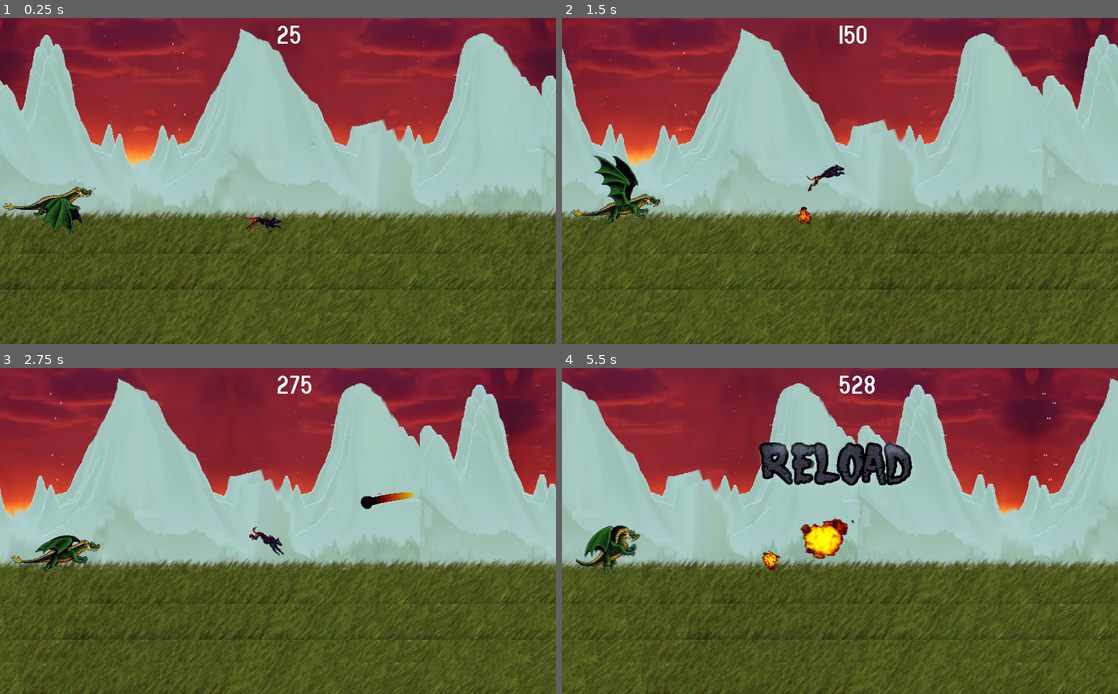
Above: before the commit, frames 1-4 (two rows, left to right).
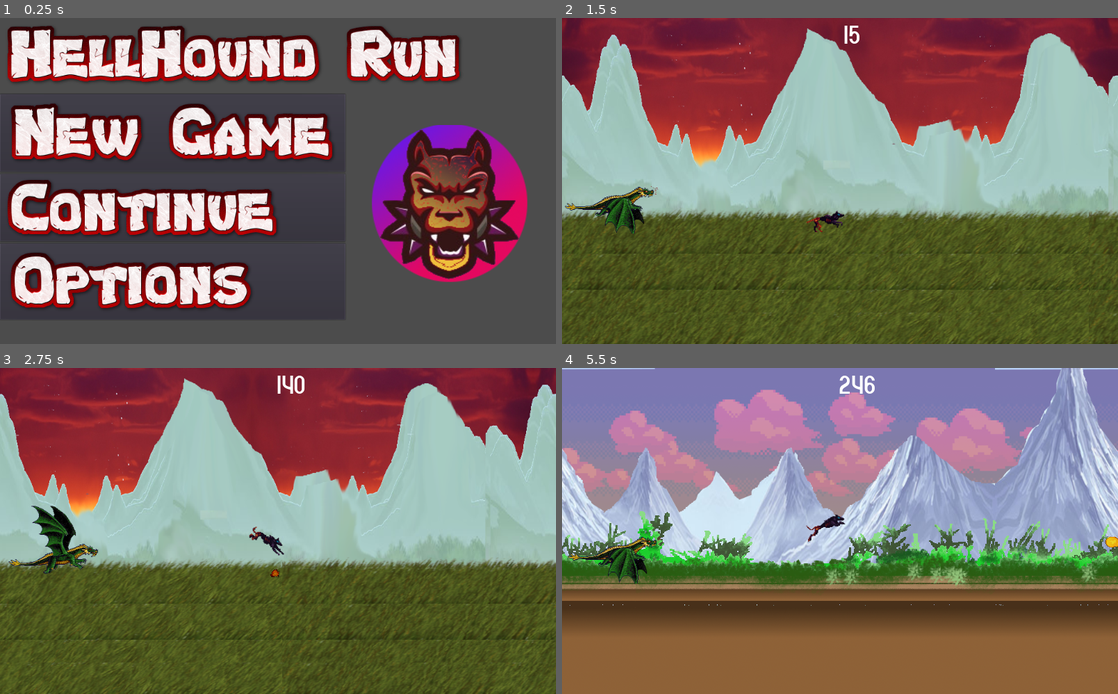
Above: after the commit, the same moments.

Repository: VivekThazhathattil/Hellhound-Chase
Game: Godot game, scene res://scenes/main_screen.tscn
The game is run twice, just before and just after one commit, with the same random seed, the same clock (stepped at 60 frames per second) and the same inputs. Before the commit the project starts from res://game.tscn. The engine's default icon, where the game draws it, is replaced by a stand-in: a white triangle on a blue panel in a dark square.
Inputs (mouse positions are in pixels of both pictures, inside the frame that each line leads up to):
- Up to frame 1 (0.25 s): no input
- Up to frame 2 (1.5 s): click (734, 282) at 0.52 s; click (734, 132) at 1.27 s
- Up to frame 3 (2.75 s): move the mouse to (400, 514) at 2.02 s; click (400, 514) at 2.27 s
- Up to frame 4 (5.5 s): move the mouse to (728, 547) at 2.77 s; click (728, 547) at 3.02 s; move the mouse to (895, 459) at 3.52 s; move the mouse to (812, 596) at 4.27 s; click (812, 596) at 4.52 s; move the mouse to (1006, 579) at 5.02 s; click (1006, 579) at 5.27 s

The runs differ from the first frame. In frame 1, 100% of the frame differs, in the area x 0-100%, y 0-100%; in frame 2, 26%; in frame 3, 25%; in frame 4, 94%.

Commit message:
skeletal ui design

Diff:
--- a/game.gd
+++ b/game.gd
@@ -36,7 +36,7 @@
 		count += 1.3
 		new_tree = t.instance()
 		add_child(new_tree)
-	if int(time+1) % 9 ==0 and item_count == 0:
+	if int(time+1) % 4 ==0 and item_count == 0:
 		var new_item = i.instance()
 		add_child(new_item)
 		item_count += 1
--- a/project.godot
+++ b/project.godot
@@ -16,7 +16,7 @@
 [application]
 
 config/name="Hellhound"
-run/main_scene="res://game.tscn"
+run/main_scene="res://scenes/main_screen.tscn"
 config/icon="res://hellhound_icon.png"
 
 [display]
--- /dev/null
+++ b/scenes/a.gd
@@ -0,0 +1,16 @@
+extends MarginContainer
+
+
+# Declare member variables here. Examples:
+# var a = 2
+# var b = "text"
+
+
+# Called when the node enters the scene tree for the first time.
+func _ready():
+	pass # Replace with function body.
+
+
+# Called every frame. 'delta' is the elapsed time since the previous frame.
+#func _process(delta):
+#	pass
--- a/scenes/main_screen.gd
+++ b/scenes/main_screen.gd
@@ -1,16 +1,9 @@
-extends CenterContainer
-onready var s = load("res://game.tscn")
+extends MarginContainer
 func _ready():
 	pass
-
-func _on_continue_button_pressed():
-	pass # Replace with function body.
+func _process(_delta):
+	pass
 
 
-func _on_new_game_button_pressed():
-	var new_game = s.instance()
-	add_child(new_game)
-
-
-func _on_options_button_pressed():
-	pass # Replace with function body.
+func _on_new_game_pressed():
+	get_tree().change_scene("res://game.tscn")
--- a/scenes/main_screen.tscn
+++ b/scenes/main_screen.tscn
@@ -7,68 +7,58 @@
 [ext_resource path="res://sprites/logo.png" type="Texture" id=5]
 [ext_resource path="res://scenes/main_screen.gd" type="Script" id=6]
 
-[node name="main_screen" type="CenterContainer"]
-anchor_right = 1.0
-anchor_bottom = 1.0
+[node name="main_screen" type="MarginContainer"]
 script = ExtResource( 6 )
 __meta__ = {
 "_edit_use_anchors_": false
 }
 
-[node name="vbc" type="VBoxContainer" parent="."]
-margin_left = 80.0
-margin_right = 944.0
-margin_bottom = 607.0
+[node name="VBoxContainer" type="VBoxContainer" parent="."]
+margin_right = 864.0
+margin_bottom = 555.0
 
-[node name="logo" type="TextureRect" parent="vbc"]
+[node name="title" type="TextureRect" parent="VBoxContainer"]
 margin_right = 864.0
 margin_bottom = 136.0
 texture = ExtResource( 5 )
 
-[node name="vbc2" type="HBoxContainer" parent="vbc"]
+[node name="HBoxContainer" type="HBoxContainer" parent="VBoxContainer"]
 margin_top = 140.0
-margin_right = 640.0
-margin_bottom = 607.0
-size_flags_horizontal = 0
-size_flags_vertical = 0
-alignment = 1
+margin_right = 864.0
+margin_bottom = 555.0
 
-[node name="menu_options" type="VBoxContainer" parent="vbc/vbc2"]
+[node name="VBoxContainer" type="VBoxContainer" parent="VBoxContainer/HBoxContainer"]
 margin_right = 636.0
-margin_bottom = 467.0
-custom_constants/separation = 30
-alignment = 1
+margin_bottom = 415.0
 
-[node name="continue_button" type="Button" parent="vbc/vbc2/menu_options"]
+[node name="new_game" type="Button" parent="VBoxContainer/HBoxContainer/VBoxContainer"]
 margin_right = 636.0
-margin_bottom = 124.0
+margin_bottom = 143.0
+icon = ExtResource( 3 )
+__meta__ = {
+"_edit_use_anchors_": false
+}
+
+[node name="continue" type="Button" parent="VBoxContainer/HBoxContainer/VBoxContainer"]
+margin_top = 147.0
+margin_right = 636.0
+margin_bottom = 271.0
 icon = ExtResource( 1 )
-flat = true
+__meta__ = {
+"_edit_use_anchors_": false
+}
 
-[node name="new_game_button" type="Button" parent="vbc/vbc2/menu_options"]
-margin_top = 154.0
+[node name="options" type="Button" parent="VBoxContainer/HBoxContainer/VBoxContainer"]
+margin_top = 275.0
 margin_right = 636.0
-margin_bottom = 297.0
-icon = ExtResource( 3 )
-flat = true
+margin_bottom = 415.0
+icon = ExtResource( 2 )
+__meta__ = {
+"_edit_use_anchors_": false
+}
 
-[node name="options_button" type="Button" parent="vbc/vbc2/menu_options"]
-margin_top = 327.0
-margin_right = 636.0
-margin_bottom = 467.0
-icon = ExtResource( 2 )
-flat = true
-
-[node name="CenterContainer" type="CenterContainer" parent="vbc/vbc2"]
-margin_left = 640.0
-margin_right = 640.0
-margin_bottom = 467.0
-size_flags_horizontal = 3
-size_flags_vertical = 3
-
-[node name="Sprite" type="Sprite" parent="vbc/vbc2/CenterContainer"]
-position = Vector2( 133.567, 174.664 )
+[node name="hellhound_icon" type="Sprite" parent="VBoxContainer/HBoxContainer"]
+position = Vector2( 828.055, 208.252 )
+scale = Vector2( 1.68362, 1.58003 )
 texture = ExtResource( 4 )
-[connection signal="pressed" from="vbc/vbc2/menu_options/continue_button" to="." method="_on_continue_button_pressed"]
-[connection signal="pressed" from="vbc/vbc2/menu_options/new_game_button" to="." method="_on_new_game_button_pressed"]
-[connection signal="pressed" from="vbc/vbc2/menu_options/options_button" to="." method="_on_options_button_pressed"]
+[connection signal="pressed" from="VBoxContainer/HBoxContainer/VBoxContainer/new_game" to="." method="_on_new_game_pressed"]
--- a/scenes/missile.gd
+++ b/scenes/missile.gd
@@ -6,7 +6,6 @@
 var time
 var ampl
 var fix_y
-
 func _ready():
 	randomize()
 	time = 0
@@ -14,6 +13,7 @@
 	ampl = rand_range(-800,100)
 	spin = rand_range(-PI, PI)
 	pos = Vector2(1316,rand_range(370,390))
+	modulate = Color(randf(),randf(),randf(),1)
 	$missile_body.play("stable")
 	set_process(true)
 
@@ -22,7 +22,8 @@
 	if vel.y == 0:
 		ampl = rand_range(-800,100)
 	vel.y = ampl*sin(time*5)
-	set_rotation(get_rotation() + spin * delta)
+	var new_vel = vel.normalized()
+	set_rotation(atan2(vel.y, vel.x))
 	pos += vel * delta
 #	if abs(pos.y - get_node("/root/game/player").init_y) < 10 and not get_node("/root/game").is_player_dead:
 #		get_node("/root/game").dodge_bonus += 100
--- a/scenes/missile.tscn
+++ b/scenes/missile.tscn
@@ -1,9 +1,10 @@
-[gd_scene load_steps=16 format=2]
+[gd_scene load_steps=34 format=2]
 
 [ext_resource path="res://scenes/missile.gd" type="Script" id=1]
-[ext_resource path="res://sprites/missile.png" type="Texture" id=2]
+[ext_resource path="res://sprites/fireball_spritesheet.png" type="Texture" id=2]
 [ext_resource path="res://scenes/trail.tscn" type="PackedScene" id=3]
 [ext_resource path="res://sprites/explosion_spritesheet.png" type="Texture" id=4]
+[ext_resource path="res://sprites/smoke_texture.png" type="Texture" id=5]
 
 [sub_resource type="CircleShape2D" id=1]
 radius = 2384.21
@@ -43,25 +44,111 @@
 atlas = ExtResource( 4 )
 region = Rect2( 128, 64, 64, 64 )
 
+[sub_resource type="AtlasTexture" id=20]
+flags = 4
+atlas = ExtResource( 2 )
+region = Rect2( 0, 0, 266, 133 )
+
+[sub_resource type="AtlasTexture" id=21]
+flags = 4
+atlas = ExtResource( 2 )
+region = Rect2( 266, 0, 266, 133 )
+
+[sub_resource type="AtlasTexture" id=22]
+flags = 4
+atlas = ExtResource( 2 )
+region = Rect2( 532, 0, 266, 133 )
+
+[sub_resource type="AtlasTexture" id=23]
+flags = 4
+atlas = ExtResource( 2 )
+region = Rect2( 0, 133, 266, 133 )
+
+[sub_resource type="AtlasTexture" id=24]
+flags = 4
+atlas = ExtResource( 2 )
+region = Rect2( 266, 133, 266, 133 )
+
+[sub_resource type="AtlasTexture" id=25]
+flags = 4
+atlas = ExtResource( 2 )
+region = Rect2( 532, 133, 266, 133 )
+
+[sub_resource type="AtlasTexture" id=26]
+flags = 4
+atlas = ExtResource( 2 )
+region = Rect2( 0, 266, 266, 133 )
+
+[sub_resource type="AtlasTexture" id=27]
+flags = 4
+atlas = ExtResource( 2 )
+region = Rect2( 266, 266, 266, 133 )
+
+[sub_resource type="AtlasTexture" id=28]
+flags = 4
+atlas = ExtResource( 2 )
+region = Rect2( 532, 266, 266, 133 )
+
+[sub_resource type="AtlasTexture" id=29]
+flags = 4
+atlas = ExtResource( 2 )
+region = Rect2( 0, 399, 266, 133 )
+
+[sub_resource type="AtlasTexture" id=30]
+flags = 4
+atlas = ExtResource( 2 )
+region = Rect2( 266, 399, 266, 133 )
+
+[sub_resource type="AtlasTexture" id=31]
+flags = 4
+atlas = ExtResource( 2 )
+region = Rect2( 532, 399, 266, 133 )
+
+[sub_resource type="AtlasTexture" id=32]
+flags = 4
+atlas = ExtResource( 2 )
+region = Rect2( 0, 532, 266, 133 )
+
+[sub_resource type="AtlasTexture" id=33]
+flags = 4
+atlas = ExtResource( 2 )
+region = Rect2( 266, 532, 266, 133 )
+
+[sub_resource type="AtlasTexture" id=34]
+flags = 4
+atlas = ExtResource( 2 )
+region = Rect2( 532, 532, 266, 133 )
+
+[sub_resource type="AtlasTexture" id=35]
+flags = 4
+atlas = ExtResource( 2 )
+region = Rect2( 0, 665, 266, 133 )
+
+[sub_resource type="AtlasTexture" id=36]
+flags = 4
+atlas = ExtResource( 2 )
+region = Rect2( 266, 665, 266, 133 )
+
+[sub_resource type="AtlasTexture" id=37]
+flags = 4
+atlas = ExtResource( 2 )
+region = Rect2( 532, 665, 266, 133 )
+
 [sub_resource type="SpriteFrames" id=18]
 animations = [ {
-"frames": [ ExtResource( 2 ) ],
-"loop": true,
-"name": "stable",
-"speed": 5.0
-}, {
 "frames": [ SubResource( 2 ), SubResource( 3 ), SubResource( 4 ), SubResource( 5 ), SubResource( 6 ), SubResource( 7 ), SubResource( 8 ) ],
 "loop": true,
 "name": "explosion",
 "speed": 20.0
+}, {
+"frames": [ SubResource( 20 ), SubResource( 21 ), SubResource( 22 ), SubResource( 23 ), SubResource( 24 ), SubResource( 25 ), SubResource( 26 ), SubResource( 27 ), SubResource( 28 ), SubResource( 29 ), SubResource( 30 ), SubResource( 31 ), SubResource( 32 ), SubResource( 33 ), SubResource( 34 ), SubResource( 35 ), SubResource( 36 ), SubResource( 37 ) ],
+"loop": true,
+"name": "stable",
+"speed": 10.0
 } ]
 
 [sub_resource type="Curve" id=19]
-_data = [ Vector2( 0.010989, 0.554545 ), 0.0, 1.83182, 0, 0, Vector2( 0.989011, 1 ), 0.740191, 0.0, 0, 0 ]
-
-[sub_resource type="Gradient" id=20]
-offsets = PoolRealArray( 0, 0.549669, 0.854305 )
-colors = PoolColorArray( 0.84375, 0.737818, 0.0461426, 1, 0.625, 0.0455856, 0.0170898, 1, 0, 0, 0, 1 )
+_data = [ Vector2( 0, 0.245455 ), 0.0, 1.83182, 0, 0, Vector2( 0.988701, 0.945454 ), 0.740191, 0.0, 0, 0 ]
 
 [node name="missile" type="Area2D"]
 position = Vector2( 1316.56, 192.686 )
@@ -73,17 +160,19 @@
 shape = SubResource( 1 )
 
 [node name="missile_body" type="AnimatedSprite" parent="."]
-scale = Vector2( 0.561915, 0.646323 )
+scale = Vector2( 0.3, 0.3 )
 frames = SubResource( 18 )
 animation = "stable"
 
 [node name="trail" parent="." instance=ExtResource( 3 )]
+visible = false
 width = 15.0
 width_curve = SubResource( 19 )
 default_color = Color( 0.4, 0.501961, 1, 1 )
-gradient = SubResource( 20 )
+texture = ExtResource( 5 )
+texture_mode = 1
 targetPath = NodePath("..")
-trailLength = 7
+trailLength = 15
 
 [node name="VisibilityNotifier2D" type="VisibilityNotifier2D" parent="."]
 [connection signal="body_entered" from="." to="." method="_on_missile_body_entered"]
--- a/trees.gd
+++ b/trees.gd
@@ -2,11 +2,6 @@
 var tex_arr = Array()
 
 func _ready():
-	tex_arr.insert(0, preload("res://sprites/trees/tree1.png"))
-	tex_arr.insert(1, preload("res://sprites/trees/tree2.png"))
-	tex_arr.insert(2, preload("res://sprites/trees/tree3.png"))
-	tex_arr.insert(3, preload("res://sprites/trees/tree4.png"))
-
+	pass
 func _process(_delta):
-	if int(get_node("/root/game").time) % 5 == 0:
-			get_node("/root/game/trees").set_texture(tex_arr[rand_range(0,4)])
+	pass
Not shown, added: audio/driving_in_the_rain-[AudioTrimmer.com].wav.import
Not shown, added: audio/driving_in_the_rain.wav.import
Not shown, added: audio/driving_in_the_rain1.wav.import
Not shown, removed: sprites/SImpleTrees_By_Jestan/Readme.txt
Binary file removed: sprites/SImpleTrees_By_Jestan/Tree_SpriteSheet.png
Not shown, removed: sprites/SImpleTrees_By_Jestan/Tree_SpriteSheet.png.import
Binary file removed: sprites/SImpleTrees_By_Jestan/Tree_SpriteSheet_Outlined.png
Not shown, removed: sprites/SImpleTrees_By_Jestan/Tree_SpriteSheet_Outlined.png.import
Binary file removed: sprites/_tree_14/_tree_14_00000.png
Not shown, removed: sprites/_tree_14/_tree_14_00000.png.import
Binary file removed: sprites/_tree_14/_tree_14_10000.png
Not shown, removed: sprites/_tree_14/_tree_14_10000.png.import
(and 35 more such lines)
